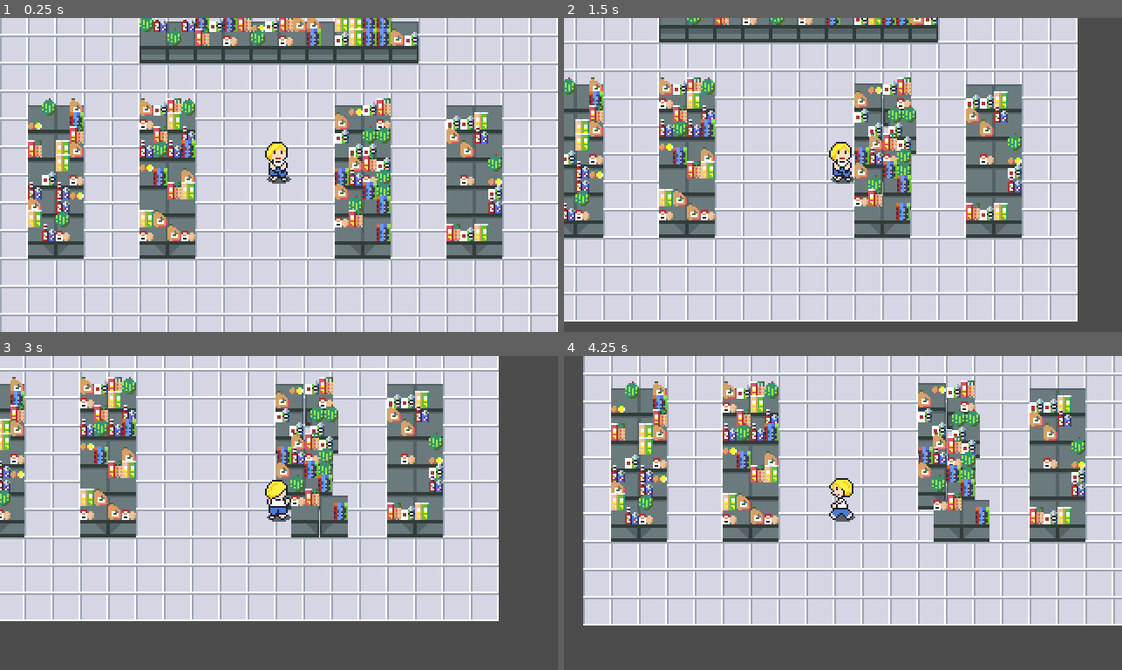
Above: before the commit, frames 1-4 (two rows, left to right).
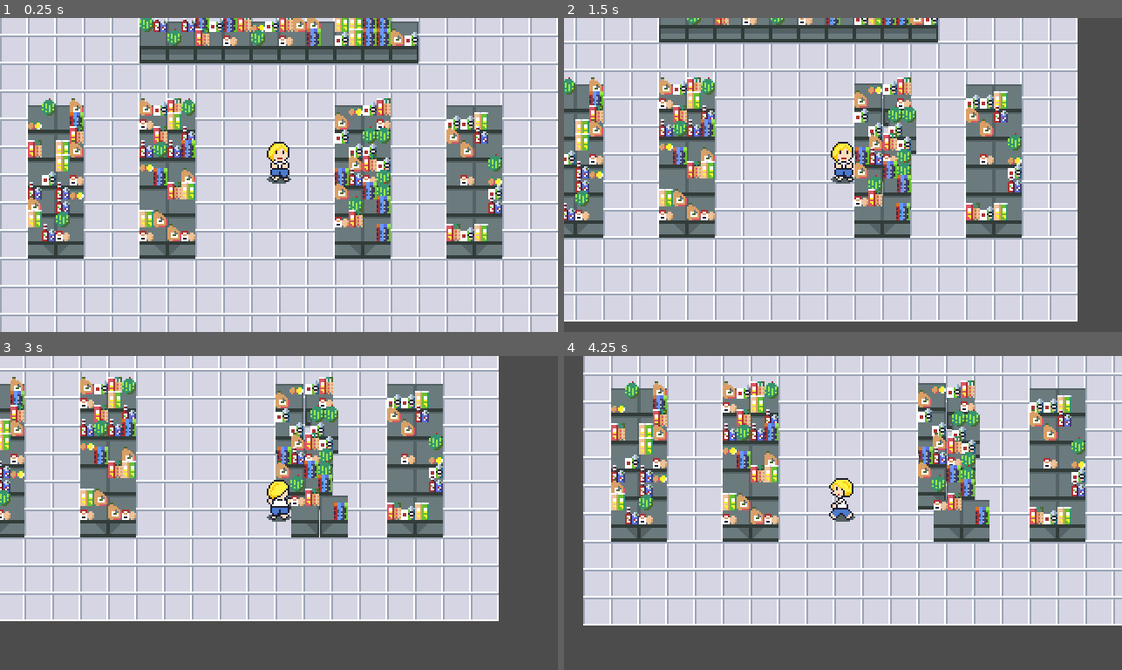
Above: after the commit, the same moments.

Repository: martindzejky/the-last-toilet-paper
Game: Godot game, scene res://scenes/main.tscn
The game is run twice, just before and just after one commit, with the same random seed, the same clock (stepped at 60 frames per second) and the same inputs.
Inputs:
- Up to frame 1 (0.25 s): no input
- Up to frame 2 (1.5 s): tap Enter at 0.5 s; hold D (move_right) 0.53-1.28 s; hold S (move_down) from 1.28 s (still down)
- Up to frame 3 (3 s): release S (move_down) at 2.03 s; hold D (move_right) 2.03-2.78 s; hold W (move_up) from 2.78 s (still down)
- Up to frame 4 (4.25 s): release W (move_up) at 3.53 s; hold A (move_left) from 3.53 s (still down)

The runs differ from the first frame. In frame 1, 0.3% of the frame differs, in the area x 47-52%, y 39-53%; in frame 2, 0.3%; in frame 3, 0.2%; in frame 4, nothing differs.

Commit message:
use karen-Sheet animations

Diff:
--- a/animation/karen.tres
+++ b/animation/karen.tres
@@ -1,83 +1,87 @@
-[gd_resource type="SpriteFrames" load_steps=21 format=2]
+[gd_resource type="SpriteFrames" load_steps=20 format=2]
 
 [ext_resource path="res://gfx/karen-Sheet.png" type="Texture" id=1]
-[ext_resource path="res://gfx/karen.png" type="Texture" id=2]
 
 [sub_resource type="AtlasTexture" id=1]
 atlas = ExtResource( 1 )
-region = Rect2( 64, 0, 16, 24 )
+region = Rect2( 192, 0, 16, 24 )
 
 [sub_resource type="AtlasTexture" id=2]
 atlas = ExtResource( 1 )
-region = Rect2( 80, 0, 16, 24 )
+region = Rect2( 208, 0, 16, 24 )
+
+[sub_resource type="AtlasTexture" id=3]
+atlas = ExtResource( 1 )
+region = Rect2( 256, 0, 16, 24 )
+
+[sub_resource type="AtlasTexture" id=4]
+atlas = ExtResource( 1 )
+region = Rect2( 272, 0, 16, 24 )
 
 [sub_resource type="AtlasTexture" id=5]
-atlas = ExtResource( 2 )
-region = Rect2( 64, 24, 16, 24 )
+atlas = ExtResource( 1 )
+region = Rect2( 160, 0, 16, 24 )
 
 [sub_resource type="AtlasTexture" id=6]
-atlas = ExtResource( 2 )
-region = Rect2( 80, 24, 16, 24 )
+atlas = ExtResource( 1 )
+region = Rect2( 176, 0, 16, 24 )
+
+[sub_resource type="AtlasTexture" id=7]
+atlas = ExtResource( 1 )
+region = Rect2( 224, 0, 16, 24 )
+
+[sub_resource type="AtlasTexture" id=8]
+atlas = ExtResource( 1 )
+region = Rect2( 240, 0, 16, 24 )
 
 [sub_resource type="AtlasTexture" id=9]
-atlas = ExtResource( 2 )
-region = Rect2( 64, 0, 16, 24 )
+atlas = ExtResource( 1 )
+region = Rect2( 32, 0, 16, 24 )
 
 [sub_resource type="AtlasTexture" id=10]
-atlas = ExtResource( 2 )
-region = Rect2( 80, 0, 16, 24 )
+atlas = ExtResource( 1 )
+region = Rect2( 48, 0, 16, 24 )
 
 [sub_resource type="AtlasTexture" id=11]
 atlas = ExtResource( 1 )
-region = Rect2( 0, 0, 16, 24 )
+region = Rect2( 128, 0, 16, 24 )
 
 [sub_resource type="AtlasTexture" id=12]
 atlas = ExtResource( 1 )
-region = Rect2( 16, 0, 16, 24 )
+region = Rect2( 144, 0, 16, 24 )
 
 [sub_resource type="AtlasTexture" id=13]
 atlas = ExtResource( 1 )
-region = Rect2( 128, 0, 16, 24 )
+region = Rect2( 0, 0, 16, 24 )
 
 [sub_resource type="AtlasTexture" id=14]
 atlas = ExtResource( 1 )
-region = Rect2( 144, 0, 16, 24 )
+region = Rect2( 16, 0, 16, 24 )
 
 [sub_resource type="AtlasTexture" id=15]
 atlas = ExtResource( 1 )
-region = Rect2( 96, 0, 16, 24 )
+region = Rect2( 64, 0, 16, 24 )
 
 [sub_resource type="AtlasTexture" id=16]
 atlas = ExtResource( 1 )
-region = Rect2( 112, 0, 16, 24 )
+region = Rect2( 80, 0, 16, 24 )
 
 [sub_resource type="AtlasTexture" id=17]
 atlas = ExtResource( 1 )
-region = Rect2( 32, 0, 16, 24 )
+region = Rect2( 96, 0, 16, 24 )
 
 [sub_resource type="AtlasTexture" id=18]
 atlas = ExtResource( 1 )
-region = Rect2( 48, 0, 16, 24 )
-
-[sub_resource type="AtlasTexture" id=3]
-atlas = ExtResource( 2 )
-region = Rect2( 32, 48, 16, 24 )
-
-[sub_resource type="AtlasTexture" id=4]
-atlas = ExtResource( 2 )
-region = Rect2( 48, 48, 16, 24 )
-
-[sub_resource type="AtlasTexture" id=7]
-atlas = ExtResource( 2 )
-region = Rect2( 0, 48, 16, 24 )
-
-[sub_resource type="AtlasTexture" id=8]
-atlas = ExtResource( 2 )
-region = Rect2( 16, 48, 16, 24 )
+region = Rect2( 112, 0, 16, 24 )
 
 [resource]
 animations = [ {
 "frames": [ SubResource( 1 ), SubResource( 2 ) ],
+"loop": true,
+"name": "push_down",
+"speed": 5.0
+}, {
+"frames": [ SubResource( 3 ), SubResource( 4 ) ],
 "loop": true,
 "name": "search",
 "speed": 5.0
@@ -87,38 +91,33 @@
 "name": "push_right",
 "speed": 5.0
 }, {
+"frames": [ SubResource( 7 ), SubResource( 8 ) ],
+"loop": true,
+"name": "push_up",
+"speed": 5.0
+}, {
 "frames": [ SubResource( 9 ), SubResource( 10 ) ],
+"loop": true,
+"name": "run_left",
+"speed": 5.0
+}, {
+"frames": [ SubResource( 11 ), SubResource( 12 ) ],
+"loop": true,
+"name": "run_right",
+"speed": 5.0
+}, {
+"frames": [ SubResource( 13 ), SubResource( 14 ) ],
+"loop": true,
+"name": "run_up",
+"speed": 5.0
+}, {
+"frames": [ SubResource( 15 ), SubResource( 16 ) ],
 "loop": true,
 "name": "push_left",
 "speed": 5.0
 }, {
-"frames": [ SubResource( 11 ), SubResource( 12 ) ],
-"loop": true,
-"name": "run_up",
-"speed": 5.0
-}, {
-"frames": [ SubResource( 13 ), SubResource( 14 ) ],
-"loop": true,
-"name": "run_right",
-"speed": 5.0
-}, {
-"frames": [ SubResource( 15 ), SubResource( 16 ) ],
+"frames": [ SubResource( 17 ), SubResource( 18 ) ],
 "loop": true,
 "name": "run_down",
 "speed": 5.0
-}, {
-"frames": [ SubResource( 17 ), SubResource( 18 ) ],
-"loop": true,
-"name": "run_left",
-"speed": 5.0
-}, {
-"frames": [ SubResource( 3 ), SubResource( 4 ) ],
-"loop": true,
-"name": "push_up",
-"speed": 5.0
-}, {
-"frames": [ SubResource( 7 ), SubResource( 8 ) ],
-"loop": true,
-"name": "push_down",
-"speed": 5.0
 } ]
--- a/objects/goods.tscn
+++ b/objects/goods.tscn
@@ -1,7 +1,7 @@
 [gd_scene load_steps=3 format=2]
 
 [ext_resource path="res://gfx/goods.png" type="Texture" id=1]
-[ext_resource path="res://objects/goods.gd" type="Script" id=2]
+[ext_resource path="res://scripts/goods.gd" type="Script" id=2]
 
 [node name="goods" type="Node2D"]
 
Renamed: objects/goods.gd -> scripts/goods.gd
